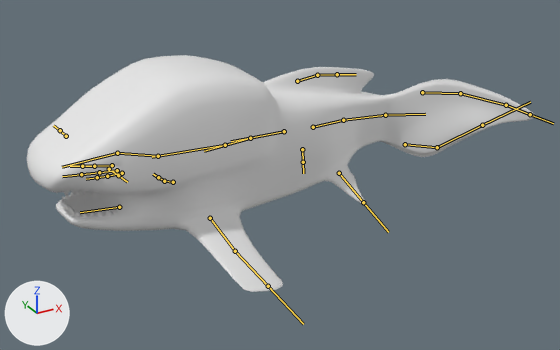
The FBX model New Unity Project/Assets/meloshark/monster_2a.fbx as it was, and as the next commit left it.
One viewpoint serves both versions: a 50 mm camera at (-2.65, -5.77, 2.48) aimed at (0.47, -0.09, -0.36). The axes (+X, +Y, +Z) are drawn at lower left. The lights are the same throughout. Both versions are drawn at frame 1 of the action 'metarig.001|Movement'; the numbers are the values there. The bones that bend it are drawn over the model as lines.
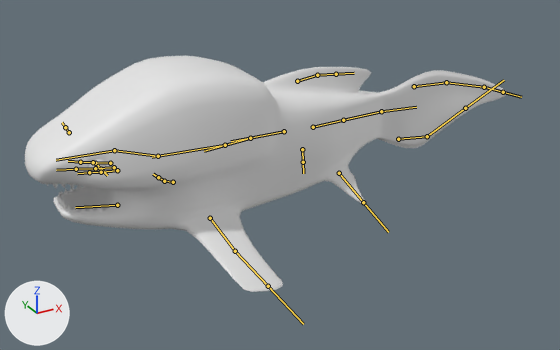
Where the change shows, as pixel boxes (x1, y1, x2, y2) in the pictures (560 x 350 px):
'Cube.019', posed: before (27, 55, 535, 292); after (25, 56, 507, 292)
bone 'spine.001', root to tip: before (343, 120) to (385, 115); after (343, 120) to (381, 111)
bone 'back_fin.T.Bk', root to tip: before (422, 92) to (460, 93); after (414, 86) to (446, 82)
bone 'back_fin.T.001.Bk', root to tip: before (460, 93) to (506, 105); after (446, 82) to (484, 87)
bone 'back_fin.B.Bk', root to tip: before (405, 144) to (437, 147); after (398, 139) to (427, 136)
bone 'spine.006', root to tip: before (158, 156) to (117, 153); after (158, 156) to (114, 150)
bone 'top_fin.001', root to tip: before (317, 75) to (337, 74); after (317, 75) to (336, 74)

Edits to the bpy script that builds the scene:
```text
Change bone_spine_001:
    where bone_spine_001 = bpy.data.objects['metarig.001'].pose.bones['spine.001']  # child of 'spine.002'
    bone_spine_001.rotation_quaternion: (0.985, 0.0, 0.0, -0.174) -> (0.999, 0.0, 0.0, -0.052)  # degrees (0, 0, -20) -> degrees (0, 0, -6)
Change bone_back_fin_t_bk:
    where bone_back_fin_t_bk = bpy.data.objects['metarig.001'].pose.bones['back_fin.T.Bk']  # child of 'spine'
    bone_back_fin_t_bk.rotation_quaternion: (0.991, 0.0, 0.0, -0.131) -> (0.999, 0.0, 0.0, -0.039)  # degrees (0, 0, -15) -> degrees (0, 0, -4)
Change bone_back_fin_t_001_bk:
    where bone_back_fin_t_001_bk = bpy.data.objects['metarig.001'].pose.bones['back_fin.T.001.Bk']  # child of 'back_fin.T.Bk'
    bone_back_fin_t_001_bk.rotation_quaternion: (0.999, 0.0, 0.0, -0.035) -> (1.0, 0.0, 0.0, -0.01)  # degrees (0, 0, -4) -> degrees (0, 0, -1)
Change bone_back_fin_b_bk:
    where bone_back_fin_b_bk = bpy.data.objects['metarig.001'].pose.bones['back_fin.B.Bk']  # child of 'spine'
    bone_back_fin_b_bk.rotation_quaternion: (0.988, 0.0, 0.0, -0.156) -> (0.999, 0.0, 0.0, -0.046)  # degrees (0, 0, -18) -> degrees (0, 0, -5)
Change bone_spine_006:
    where bone_spine_006 = bpy.data.objects['metarig.001'].pose.bones['spine.006']  # child of 'spine.005'
    bone_spine_006.rotation_quaternion: (0.996, 0.0, 0.0, -0.087) -> (1.0, 0.0, 0.0, 0.0)  # degrees (0, 0, -10) -> degrees (0, 0, 0)
Change bone_top_fin_001:
    where bone_top_fin_001 = bpy.data.objects['metarig.001'].pose.bones['top_fin.001']  # child of 'top_fin'
    bone_top_fin_001.rotation_quaternion: (0.996, 0.0, 0.0, -0.087) -> (1.0, 0.0, 0.0, -0.026)  # degrees (0, 0, -10) -> degrees (0, 0, -3)
```
